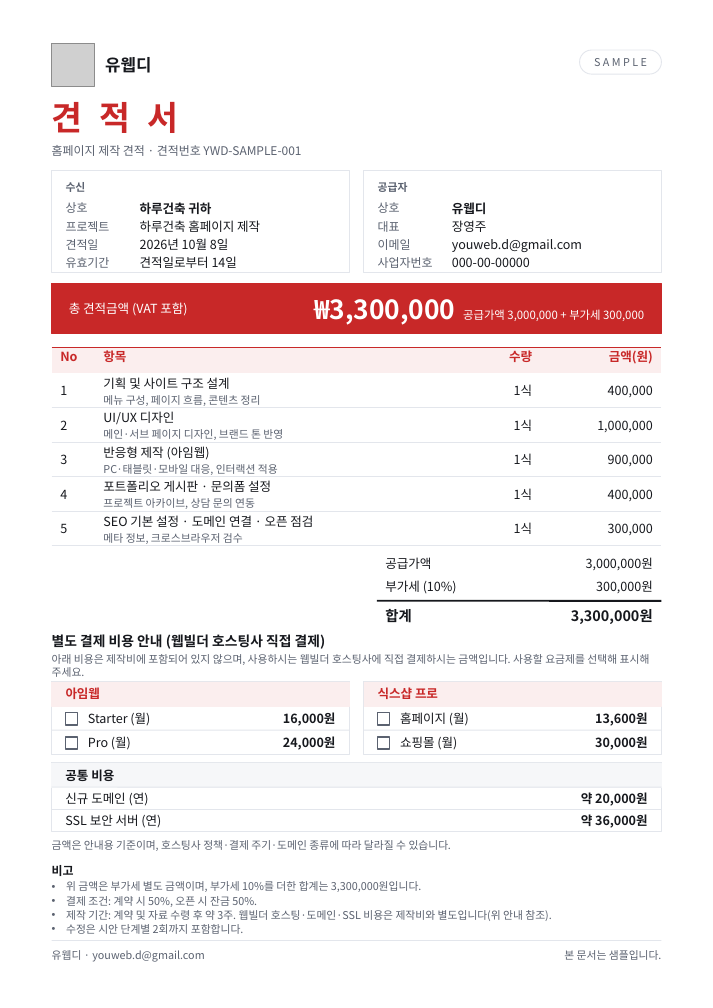
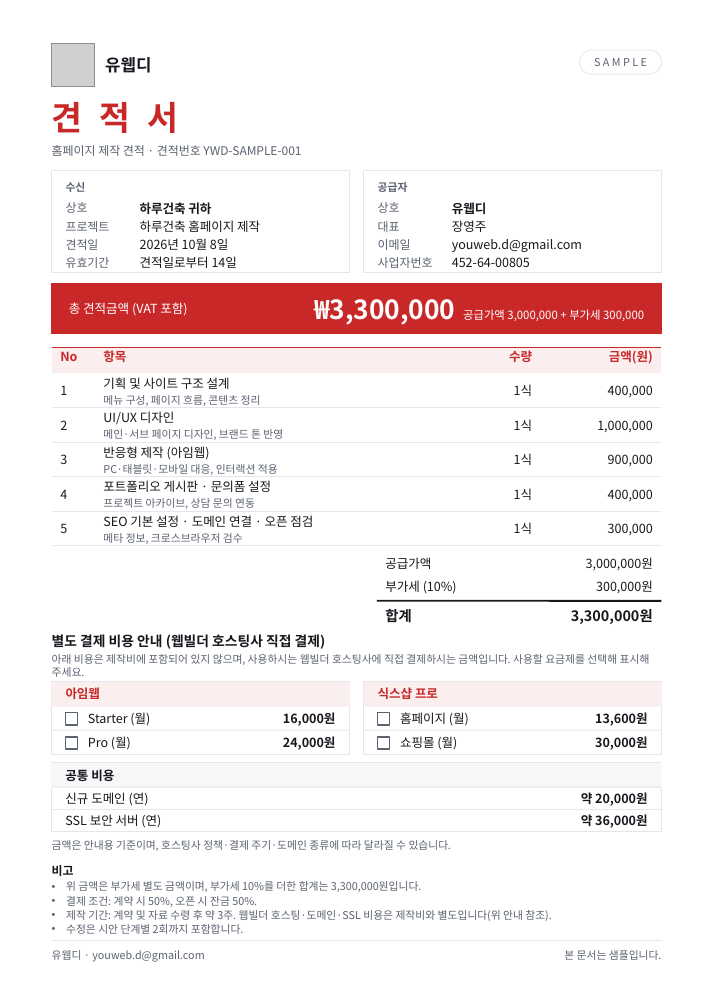
Before and after one commit to youwebd/youwebd-assets, a slide deck: slide 1 of 유웹디_브랜딩/샘플_하루건축_견적서_A4.pptx. Drawn at 713x1008 pixels with LibreOffice and Linux fonts; fonts in the diff are those of the drawing; grey boxes stand for pictures. Boxes give left, top, right and bottom in pixels: in the first picture for what was removed or moved away, otherwise in the second. Text is boxed around its words. In the diff, an @@ line names an element or a change of style, - is before the commit and + after.

```diff
--- a/유웹디_브랜딩/샘플_하루건축_견적서_A4.pptx
+++ b/유웹디_브랜딩/샘플_하루건축_견적서_A4.pptx
@@ text at [452,257,530,267]: text changed @@
-000-00-00000
+452-64-00805
```
Also in this commit, not shown: 1 other file.
